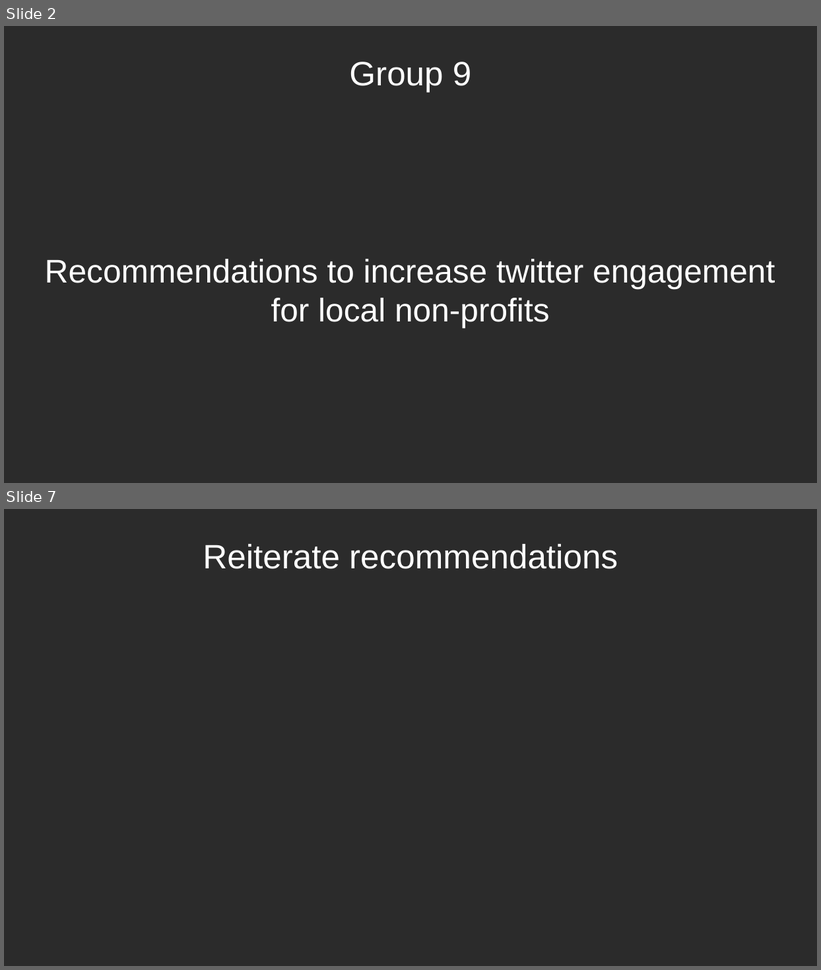
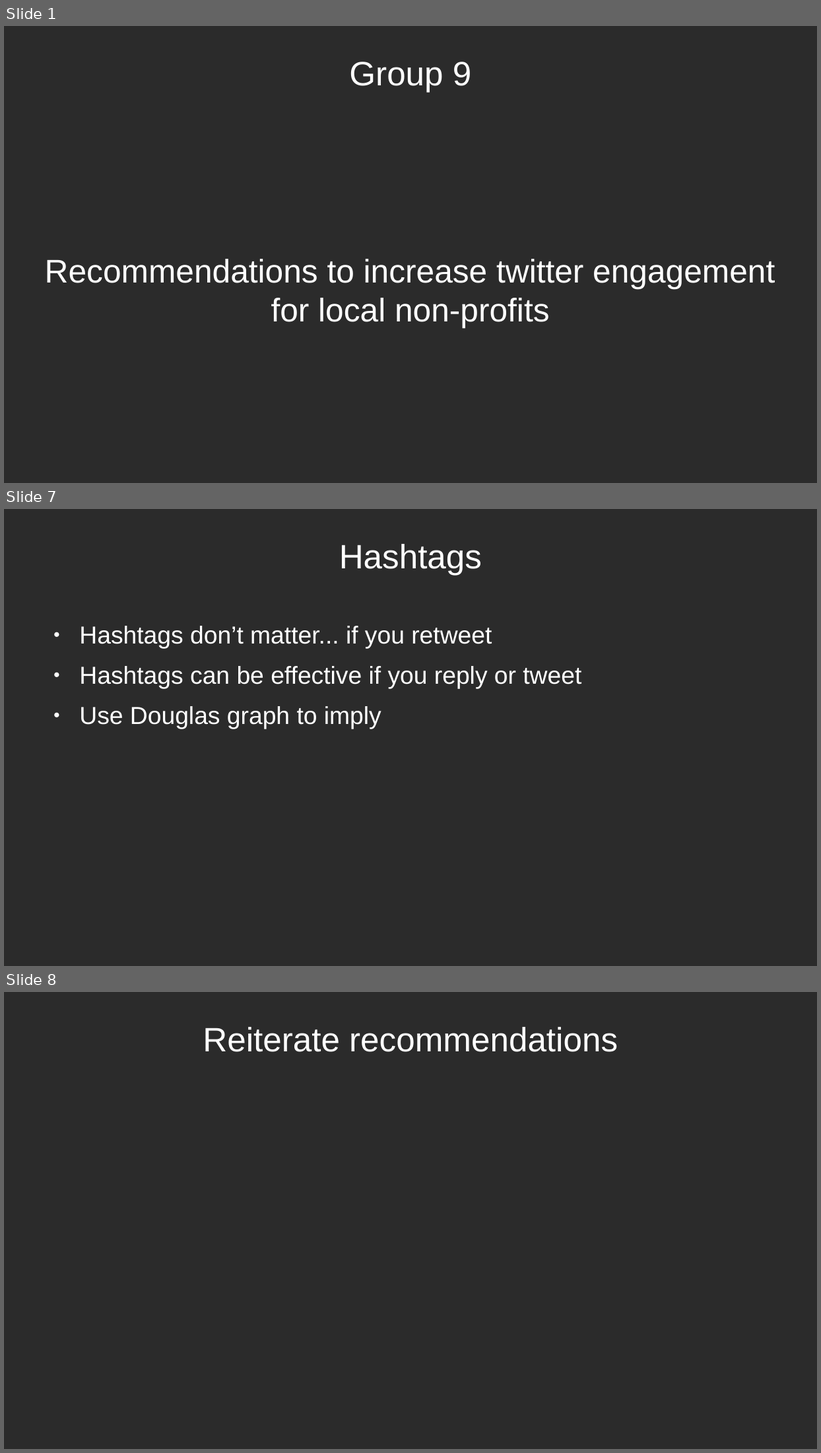
Before and after one commit to douglas-thoms/Datathon-2021-10-16, a slide deck: presentations/group_9_presentation_v1.odp. Shown one above the other, each under a label of ours: slides 2 and 7 before the commit, slides 1, 7 and 8 after it; the slides between them are not shown. The pictures are 821x970 and 821x1453 pixels, drawn with LibreOffice and Linux fonts; fonts in the diff are those of the drawing; background and template pictures are left out; a plain dark background stands for a picture behind light text. Boxes give left, top, right and bottom in pixels: in the first picture for what was removed or moved away, otherwise in the second. Text is boxed around its words. In the diff, an @@ line names an element or a change of style, - is before the commit and + after.

```diff
--- a/presentations/group_9_presentation_v1.odp
+++ b/presentations/group_9_presentation_v1.odp
@@ slide 7 added at [4,509,817,966], background picture (left out) @@
@@ title added at [339,544,482,576], 33 pt, text #FFFFFF @@
+Hashtags
@@ text added at [79,626,582,729], 24 pt, text #FFFFFF @@
+● Hashtags don’t matter... if you retweet
+● Hashtags can be effective if you reply or tweet
+● Use Douglas graph to imply
@@ what was slide 2 is now slide 1 @@
@@ what was slide 7 is now slide 8 @@
```
Also in this commit, not shown: 3 slides changed, 3 other slides added, 2 slides removed, 2 other files.
